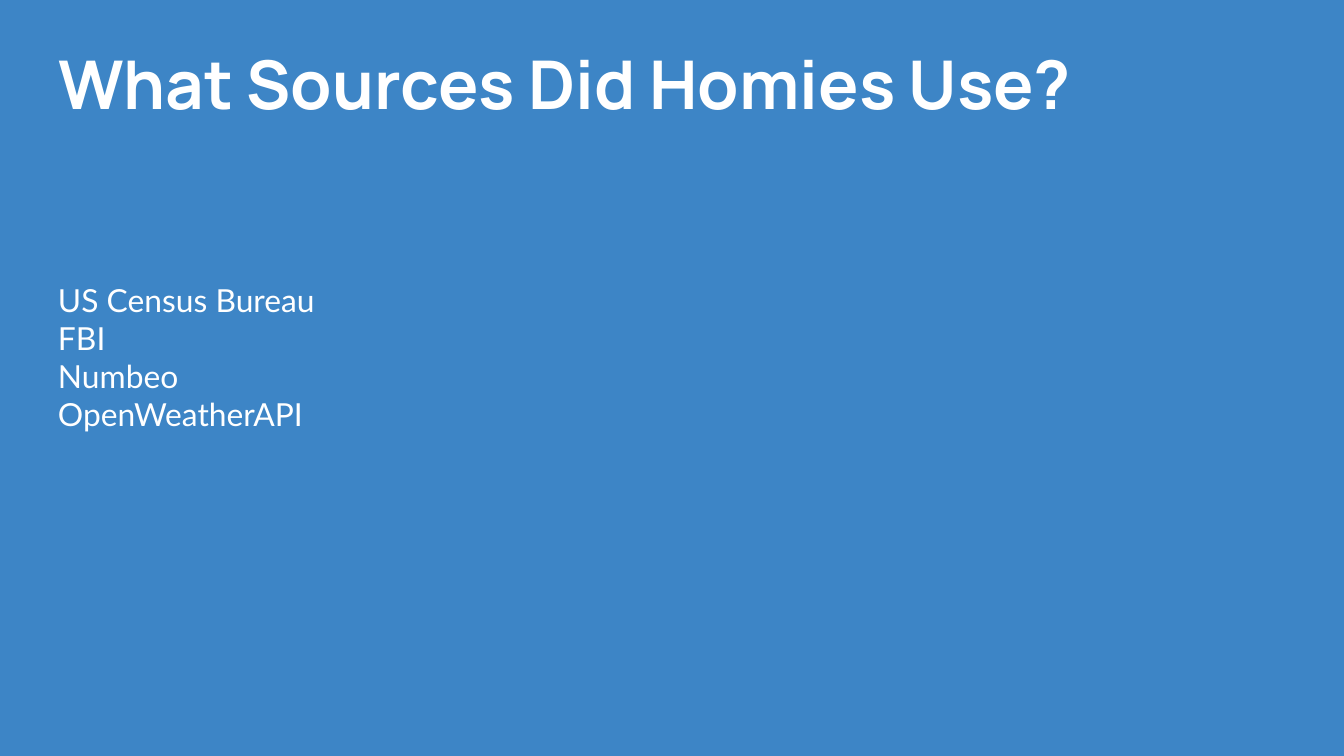
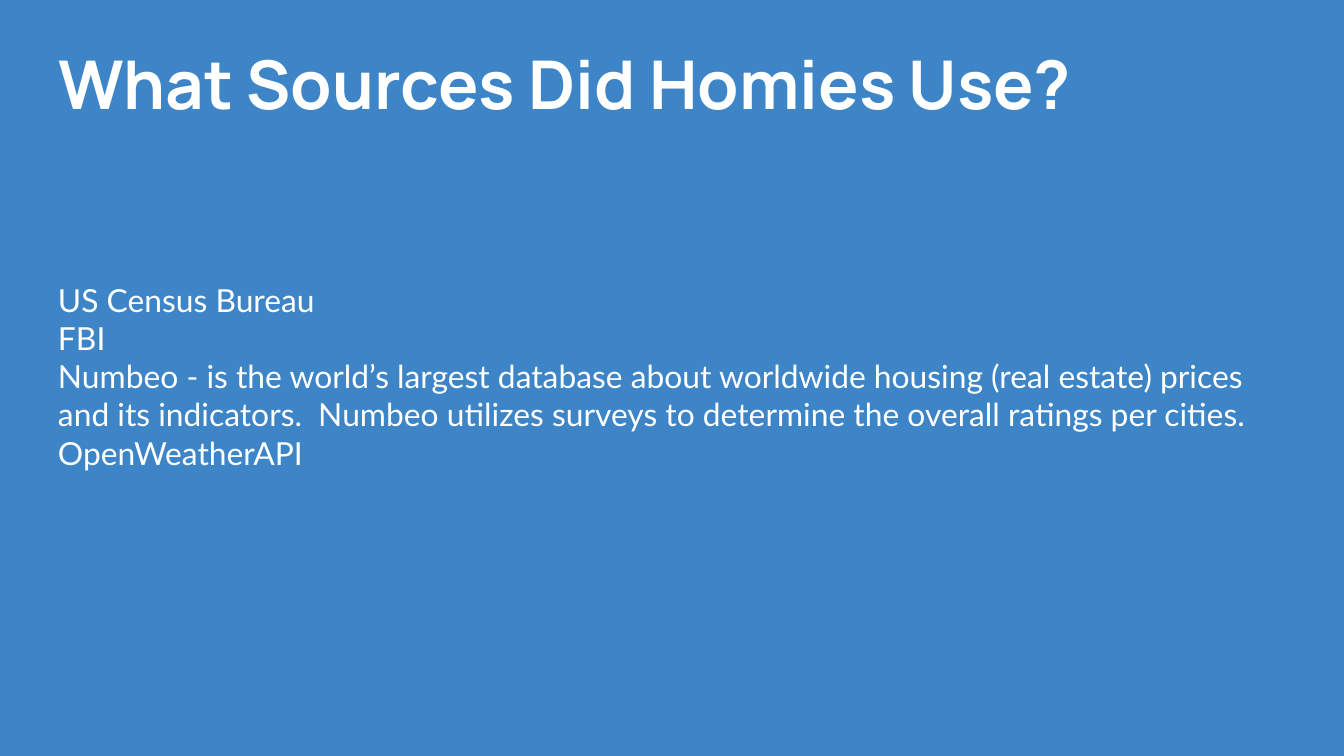
Before and after one commit to CPrince20/Homies, a slide deck: slide 8 of Homies City Collection.pptx. Drawn at 1344x756 pixels with LibreOffice and Linux fonts; fonts in the diff are those of the drawing. Boxes give left, top, right and bottom in pixels: in the first picture for what was removed or moved away, otherwise in the second. Text is boxed around its words. In the diff, an @@ line names an element or a change of style, - is before the commit and + after.

Commit message:
PPT slide updates

```diff
--- a/Homies City Collection.pptx
+++ b/Homies City Collection.pptx
@@ text at [58, 289, 1244, 432]: text changed @@
-US Census Bureau
-FBI
-Numbeo
+US Census Bureau
+FBI
+Numbeo - is the world’s largest database about worldwide housing (real estate) prices and its indicators. Numbeo utilizes surveys to determine the overall ratings per cities.
```
Also in this commit, not shown: 1 other slide changed.
